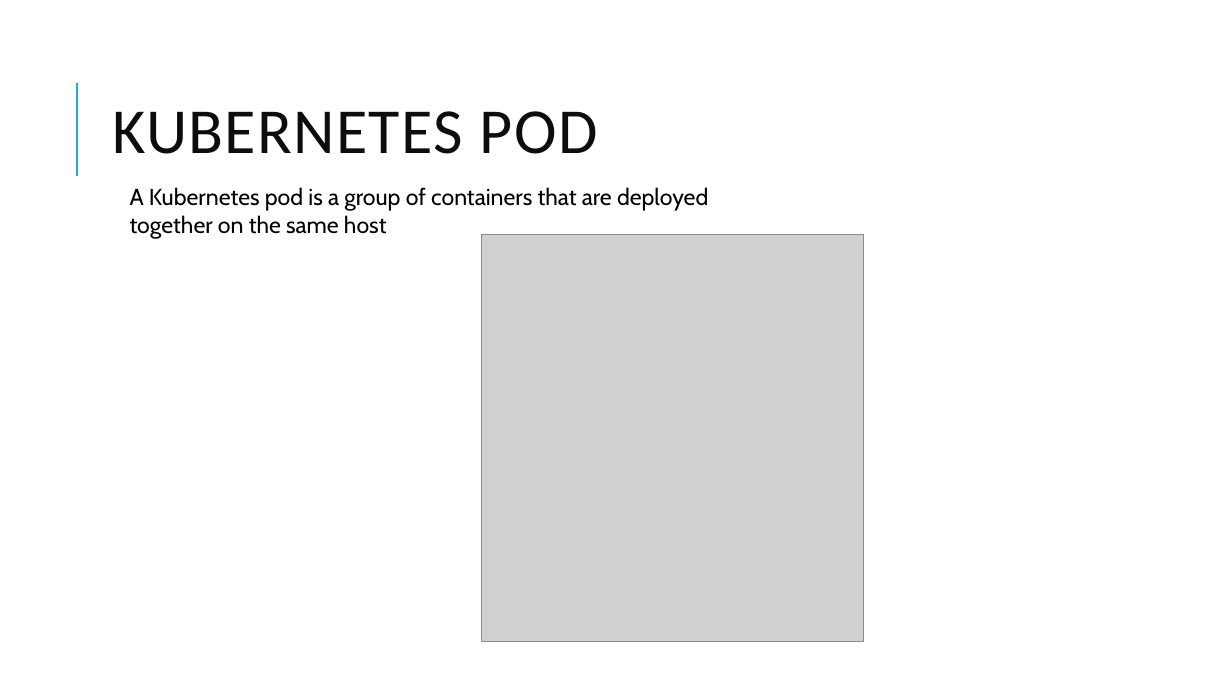
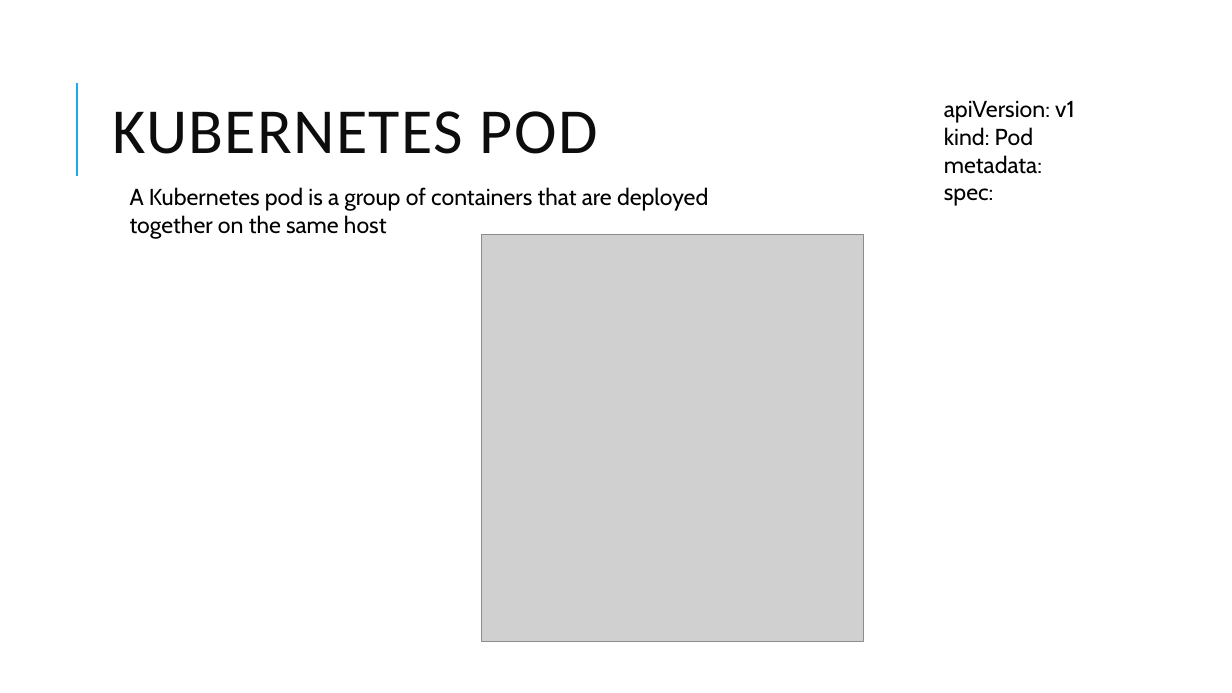
Before and after one commit to djkormo/k8s-online-lab-202006, a slide deck: slide 11 of docs/Kubernetes-202006–several aspects.pptx (slide 10 before the commit). Drawn at 1232x693 pixels with LibreOffice and Linux fonts; fonts in the diff are those of the drawing; grey boxes stand for pictures. Boxes give left, top, right and bottom in pixels: in the first picture for what was removed or moved away, otherwise in the second. Text is boxed around its words. In the diff, an @@ line names an element or a change of style, - is before the commit and + after.

```diff
--- a/docs/Kubernetes-202006–several aspects.pptx
+++ b/docs/Kubernetes-202006–several aspects.pptx
@@ text added at (x1=944, y1=101, x2=1075, y2=206), 18 pt, text #000000 @@
+apiVersion: v1
+kind: Pod
+metadata:
+spec:
```
Also in this commit, not shown: 5 other slides changed, 4 slides added, 42 other files.
